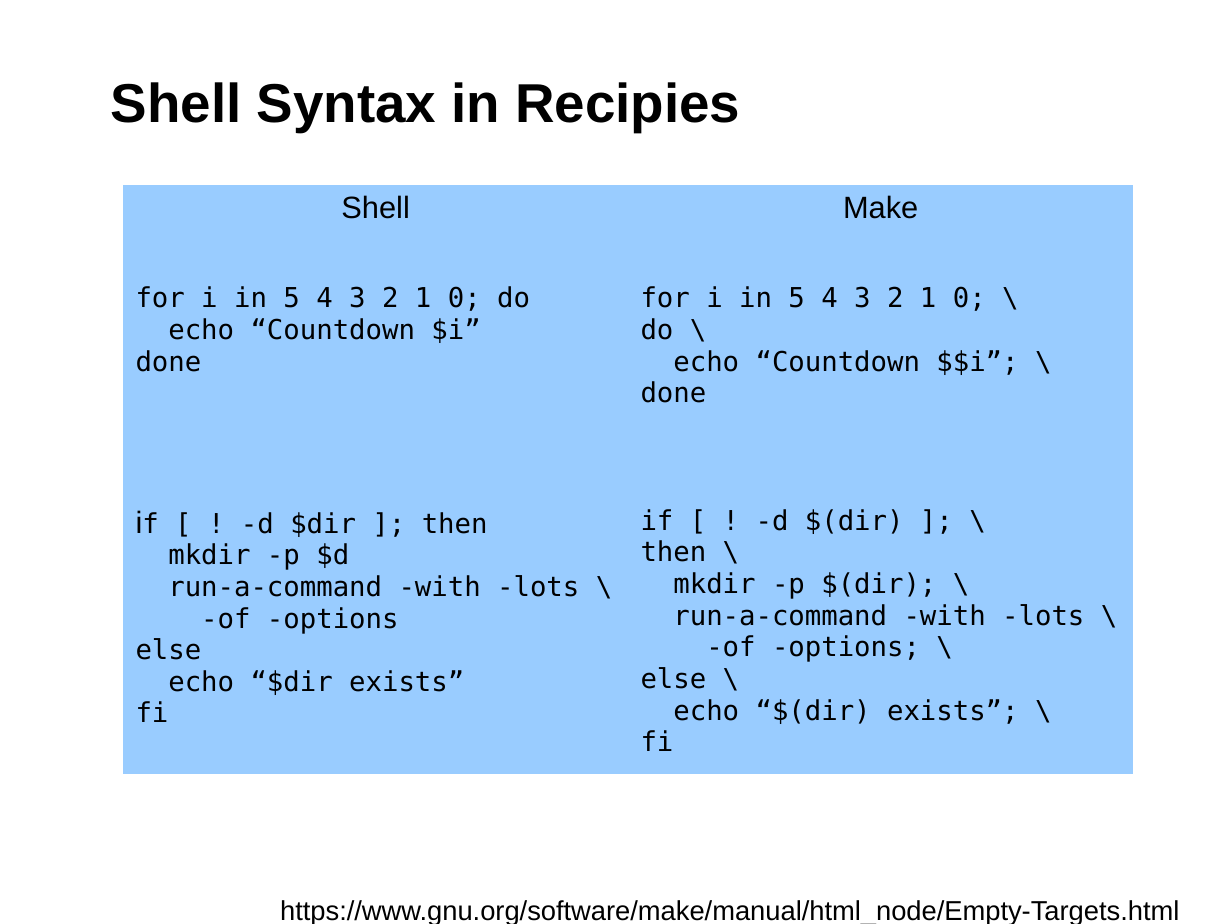
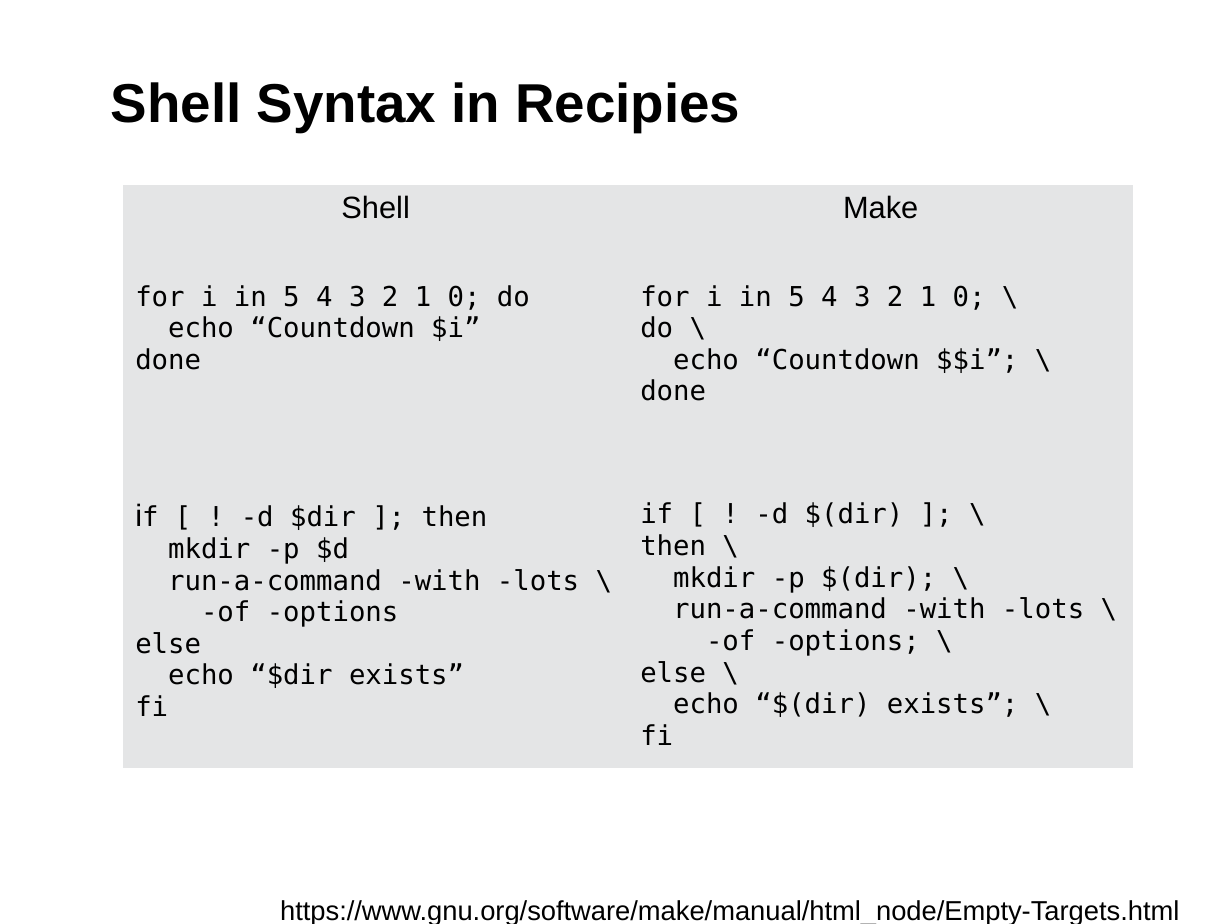
Before and after one commit to fsundermeyer/GNU_make_workshop, a slide deck: slide 13 of Presentation_GNU_make_workshop.odp. Drawn at 1232x924 pixels with LibreOffice and Linux fonts; fonts in the diff are those of the drawing; background and template pictures are left out. Boxes give left, top, right and bottom in pixels: in the first picture for what was removed or moved away, otherwise in the second. Text is boxed around its words. In the diff, an @@ line names an element or a change of style, - is before the commit and + after.

```diff
--- a/Presentation_GNU_make_workshop.odp
+++ b/Presentation_GNU_make_workshop.odp
@@ table at box(123, 185, 1133, 758) @@
@@ fill #99CCFF to #E4E5E6 in 6 cells @@
```
Also in this commit, not shown: 2 other slides changed.
